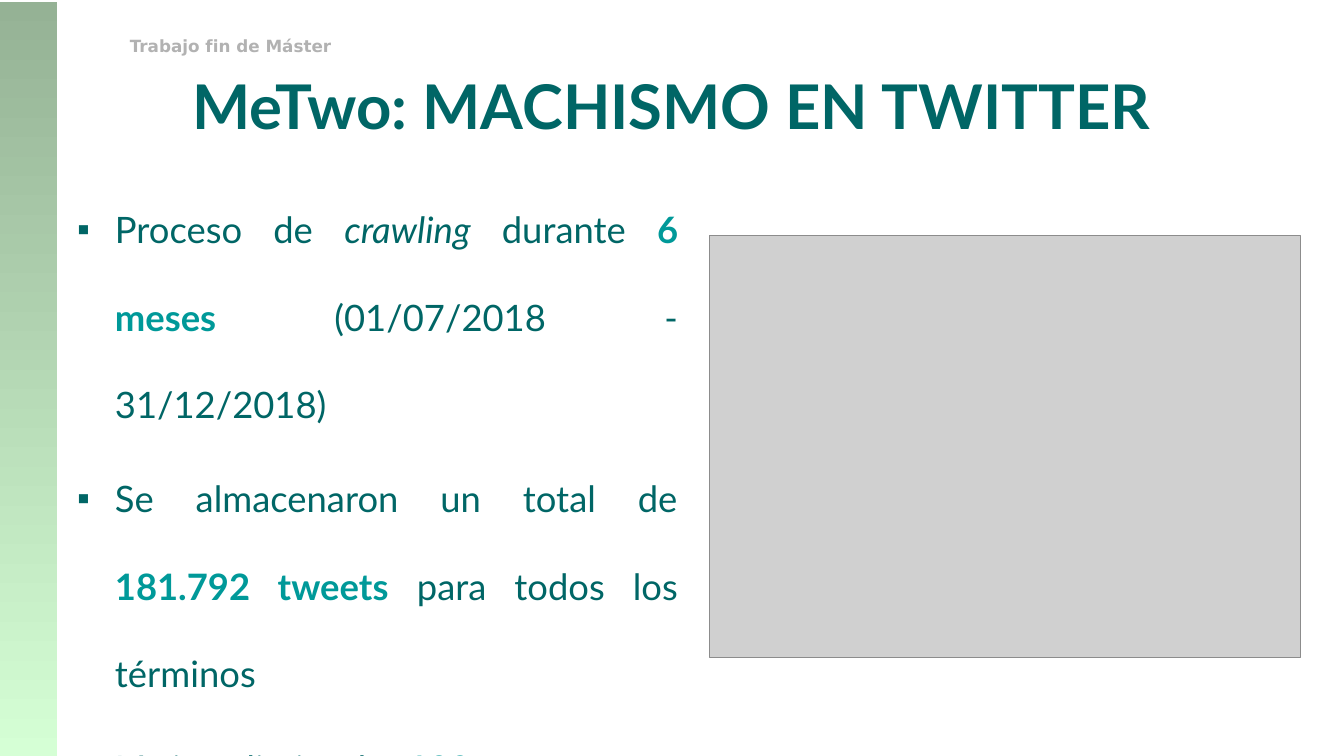
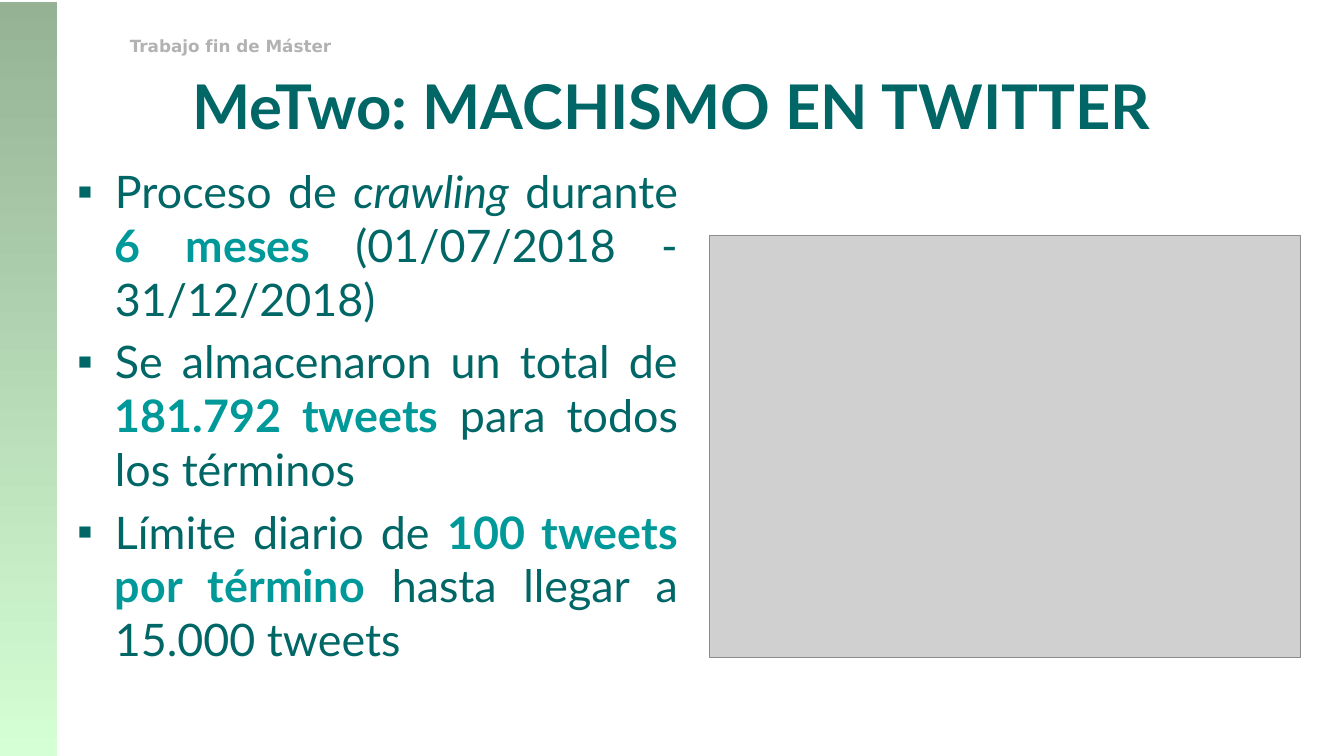
Before and after one commit to franciscorodriguez92/uned-tfm, a slide deck: slide 9 of TFM_Francisco_Rodriguez.pptx. Drawn at 1344x756 pixels with LibreOffice and Linux fonts; fonts in the diff are those of the drawing; grey boxes stand for pictures; background and template pictures are left out. Boxes give left, top, right and bottom in pixels: in the first picture for what was removed or moved away, otherwise in the second. Text is boxed around its words. In the diff, an @@ line names an element or a change of style, - is before the commit and + after.

```diff
--- a/TFM_Francisco_Rodriguez.pptx
+++ b/TFM_Francisco_Rodriguez.pptx
@@ text "Proceso de crawling durante 6 ..." at bbox=[115, 175, 678, 657]: size 26 to 32 pt; line spacing 2 to 1; more space between paragraphs @@
```
Also in this commit, not shown: 4 other slides changed, 1 other file.
